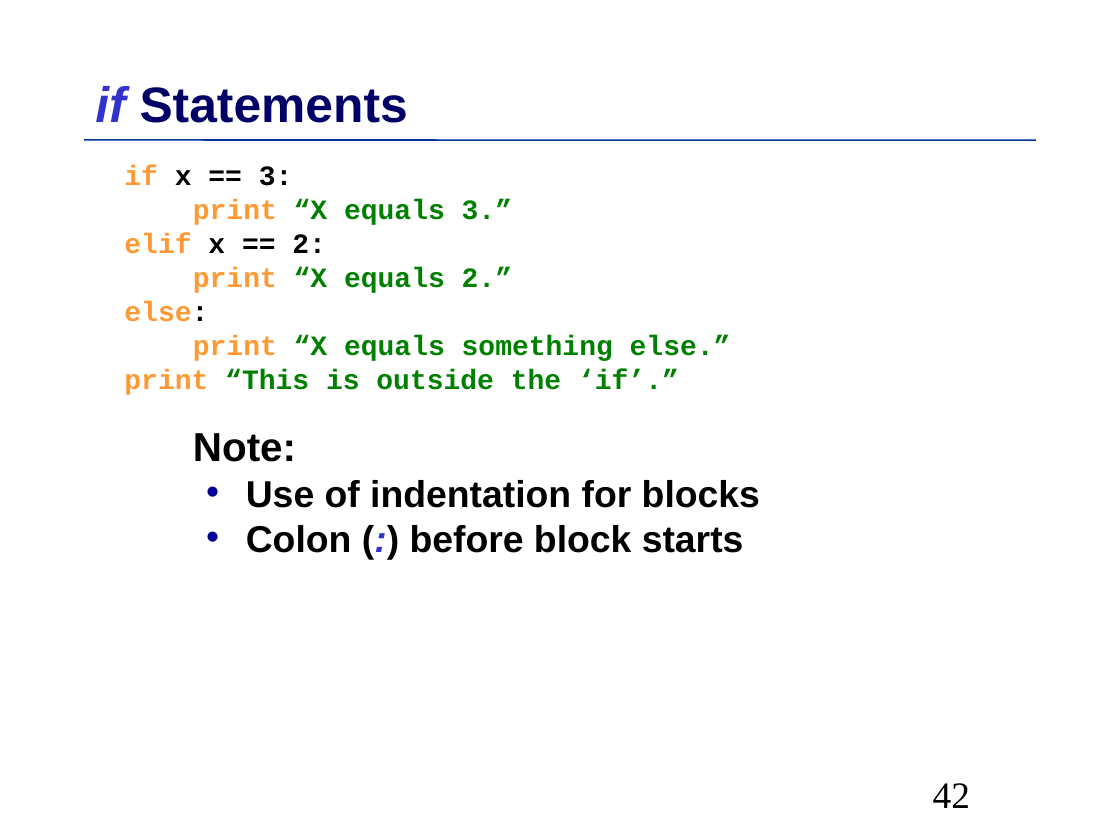
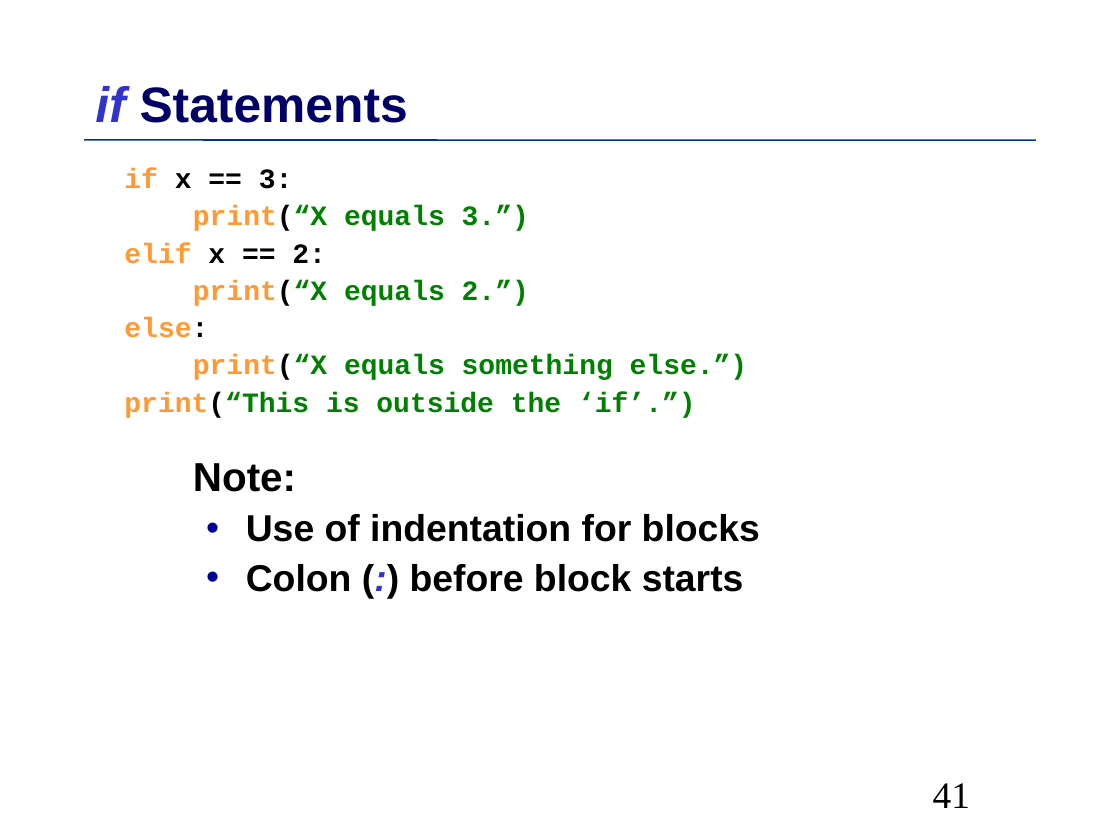
Before and after one commit to MPIDS/Python-Course, a slide deck: slide 41 of 01-basics/Talk/Python-Introduction.odp (slide 42 before the commit). Drawn at 1120x840 pixels with LibreOffice and Linux fonts; fonts in the diff are those of the drawing. Boxes give left, top, right and bottom in pixels: in the first picture for what was removed or moved away, otherwise in the second. Text is boxed around its words. In the diff, an @@ line names an element or a change of style, - is before the commit and + after.

```diff
--- a/01-basics/Talk/Python-Introduction.odp
+++ b/01-basics/Talk/Python-Introduction.odp
@@ text at (x1=124, y1=168, x2=760, y2=592): line spacing 0.8 to 0.9 @@
@@ text at (x1=193, y1=205, x2=529, y2=231): text changed @@
-    print “X equals 3.”
+    print(“X equals 3.”)
@@ text at (x1=193, y1=280, x2=529, y2=306): text changed @@
-    print “X equals 2.”
+    print(“X equals 2.”)
@@ text at (x1=124, y1=355, x2=748, y2=418): text changed @@
-    print “X equals something else.”
-    print “This is outside the ‘if’.”
+    print(“X equals something else.”)
+    print(“This is outside the ‘if’.”)
@@ page number at (x1=933, y1=783, x2=970, y2=808): text changed @@
-42
+41
```
Also in this commit, not shown: 46 other slides changed, 1 slide added, 1 slide removed.
